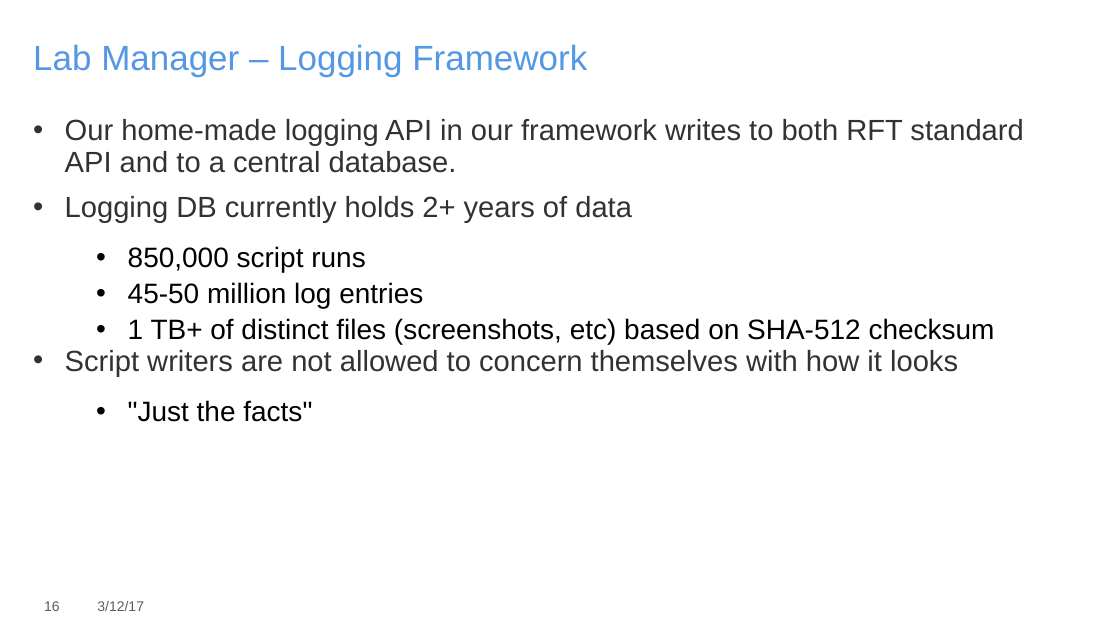
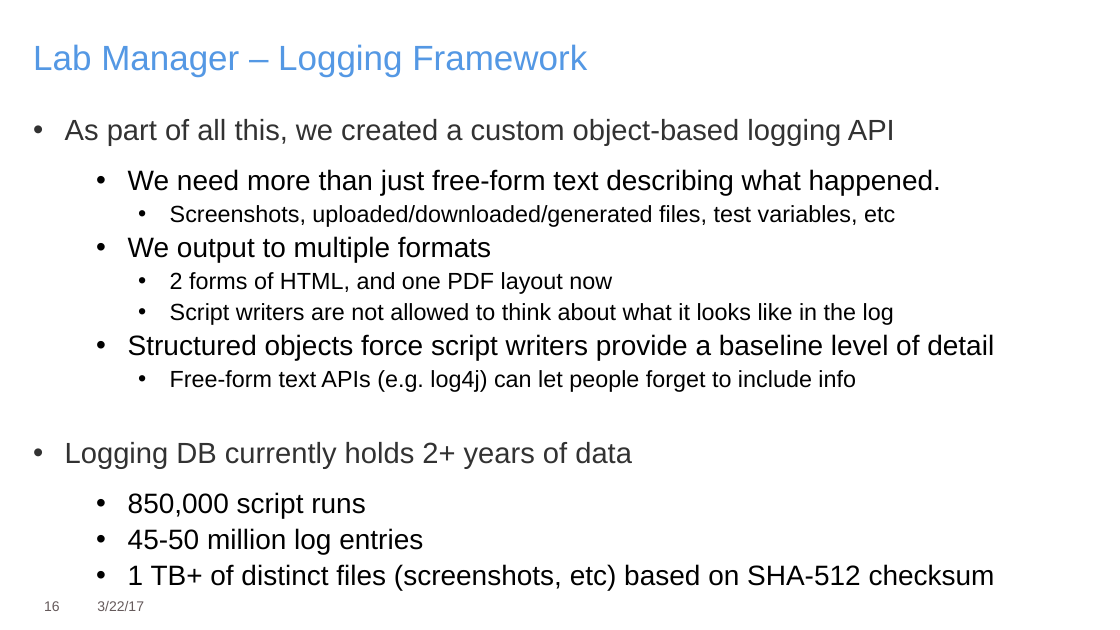
Before and after one commit to mlfreeman2/ConferencePresentations, a slide deck: slide 16 of 2017/Interconnect 2017 - HDT-4470.pptx. Drawn at 1120x630 pixels with LibreOffice and Linux fonts; fonts in the diff are those of the drawing. Boxes give left, top, right and bottom in pixels: in the first picture for what was removed or moved away, otherwise in the second. Text is boxed around its words. In the diff, an @@ line names an element or a change of style, - is before the commit and + after.

```diff
--- a/2017/Interconnect 2017 - HDT-4470.pptx
+++ b/2017/Interconnect 2017 - HDT-4470.pptx
@@ text at [65, 119, 994, 392]: text changed; size 25 to 20 pt; text colour #323232 to #000000 @@
-• Our home-made logging API in our framework writes to both RFT standard API and to a central database.
+• As part of all this, we created a custom object-based logging API
+  • We need more than just free-form text describing what happened.
+    • Screenshots, uploaded/downloaded/generated files, test variables, etc
+  • We output to multiple formats
+    • 2 forms of HTML, and one PDF layout now
+    • Script writers are not allowed to think about what it looks like in the log
+  • Structured objects force script writers provide a baseline level of detail
+    • Free-form text APIs (e.g. log4j) can let people forget to include info
@@ text at [65, 350, 958, 422]: paragraphs removed @@
-• Script writers are not allowed to concern themselves with how it looks
-  • "Just the facts"
@@ text at [97, 601, 144, 611]: text changed @@
-3/12/17
+3/22/17
```
Also in this commit, not shown: 35 other slides changed, 1 slide added, 1 other file.
